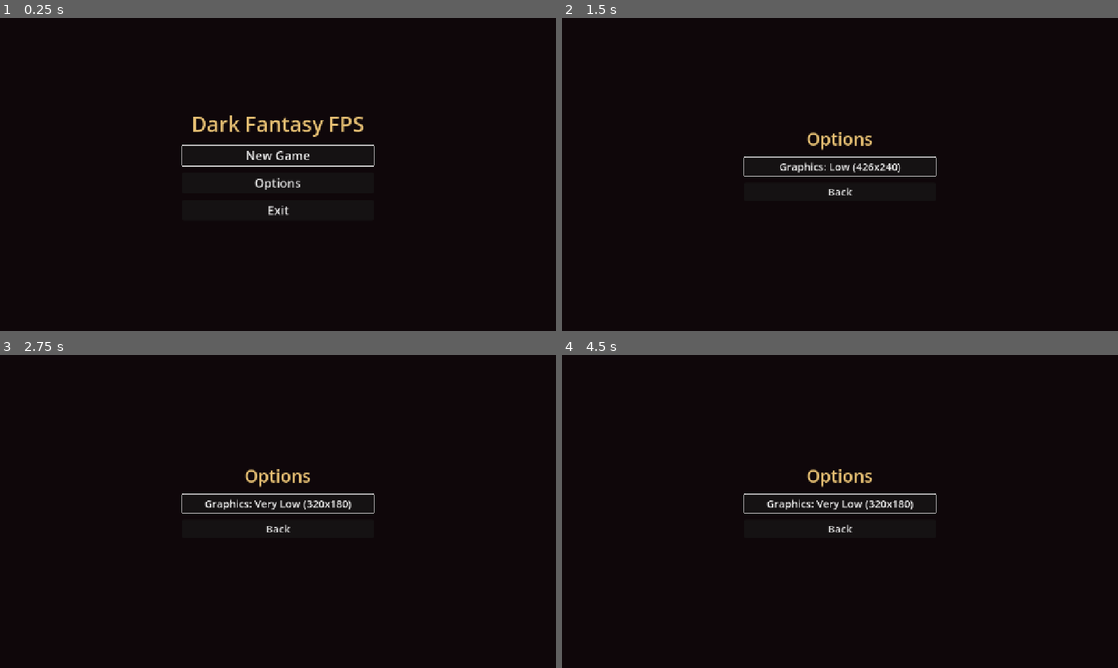
Above: before the commit, frames 1-4 (two rows, left to right).
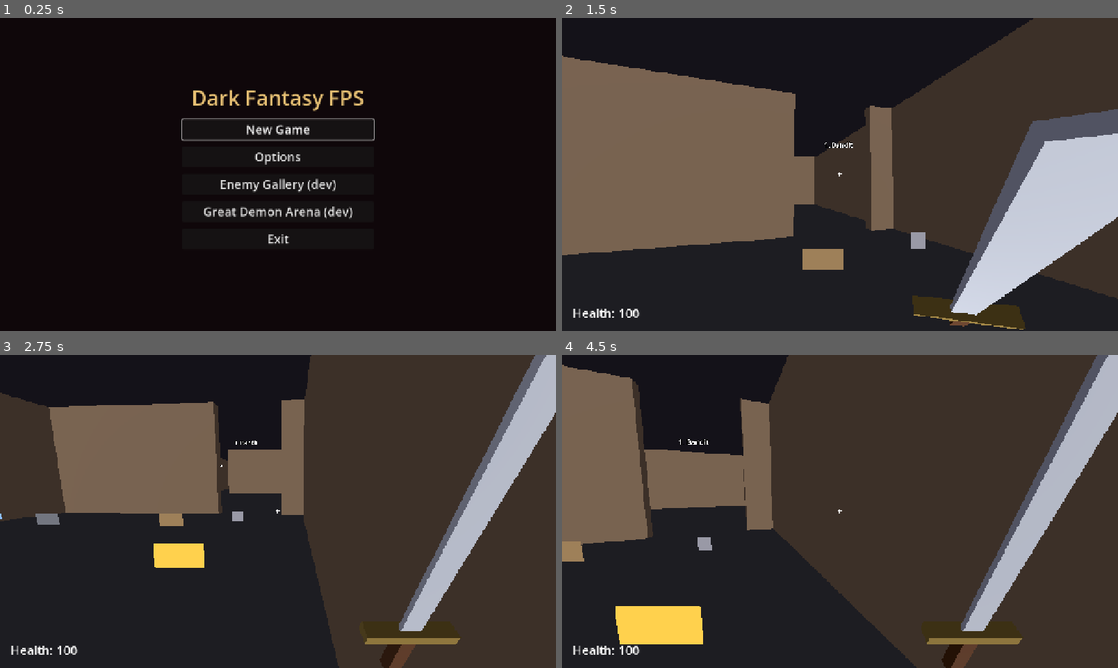
Above: after the commit, the same moments.

Repository: ryanhicke/dark-fantasy-fps
Game: Godot game, scene res://main.tscn
Two runs of this game, one before a commit and one after it. Both use one fixed random seed, a clock stepped at 60 frames per second and the inputs below.
Inputs (mouse positions are in pixels of both pictures, inside the frame that each line leads up to):
- Up to frame 1 (0.25 s): no input
- Up to frame 2 (1.5 s): click (840, 183) at 0.5 s, where only the run after the commit has a clickable "Enemy Gallery (dev)"; tap Enter (respawn) at 1.25 s; move the mouse to (962, 158) at 1.27 s; hold D (move_right) from 1.28 s (still down); click (962, 158) at 1.35 s
- Up to frame 3 (2.75 s): tap Space (jump) at 1.52 s; release D (move_right) at 2 s; drag from (166, 527) to (250, 574) at 2.02 s
- Up to frame 4 (4.5 s): move the mouse to (895, 442) at 2.77 s; hold D (move_right) 2.78-3.5 s; tap 1 (weapon_1) at 2.85 s; drag from (812, 574) to (673, 464) at 3.52 s; move the mouse to (1006, 558) at 4.27 s; hold A (move_left) from 4.28 s (still down); tap 3 (weapon_3) at 4.35 s

The runs differ from the first frame. In frame 1, 3.4% of the frame differs, in the area x 32-68%, y 22-73%; in frame 2, 59%; in frame 3, 62%; in frame 4, 72%, in the area x 0-100%, y 0-100%.

Commit message:
Add dev-only Enemy Gallery and Great Demon Arena menu buttons
Debug builds list both dev levels on the main menu; each plays that
scene on its own with a pistol start and returns to the menu at the end.
Release builds never show them. MenuPage now skips hidden buttons and
can rebuild its list with refresh_buttons(). Remove once everything is
playtested.

Co-Authored-By: Claude Opus 5.5 <noreply@anthropic.com>

Diff:
--- a/main.gd
+++ b/main.gd
@@ -25,6 +25,7 @@
 	GameState.game_completed.connect(_show_main_menu)
 	_main_menu.new_game_selected.connect(_on_new_game_selected)
 	_main_menu.exit_selected.connect(_on_exit_selected)
+	_main_menu.dev_level_selected.connect(_play_single_level)
 	if not standalone_level_path.is_empty():
 		# The menu scene starts visible; hide it or it covers the level and
 		# its New Game would start the normal run instead.
--- a/tests/test_menus.gd
+++ b/tests/test_menus.gd
@@ -35,3 +35,26 @@
 
 func test_base_size_matches_the_project_setting() -> void:
 	assert_eq(OptionsMenu.base_size(), BASE_SIZE)
+
+
+func test_hidden_buttons_are_skipped_until_refreshed() -> void:
+	var page: MenuPage = MenuPage.new()
+	var shown: Button = Button.new()
+	var hidden: Button = Button.new()
+	hidden.visible = false
+	page.add_child(shown)
+	page.add_child(hidden)
+	add_child_autofree(page)
+	assert_eq(page._buttons, [shown] as Array[Button])
+	hidden.visible = true
+	page.refresh_buttons()
+	assert_eq(page._buttons, [shown, hidden] as Array[Button])
+
+
+func test_dev_level_buttons_show_in_debug_builds() -> void:
+	var menu: CanvasLayer = (load("res://ui/main_menu.tscn") as PackedScene).instantiate() as CanvasLayer
+	add_child_autofree(menu)
+	assert_eq((menu.get_node("MainPage/GalleryButton") as Button).visible, OS.is_debug_build())
+	assert_eq((menu.get_node("MainPage/ArenaButton") as Button).visible, OS.is_debug_build())
+	for path: String in [menu.get("enemy_gallery_path"), menu.get("great_demon_arena_path")]:
+		assert_true(ResourceLoader.exists(path), path)
--- a/ui/main_menu.gd
+++ b/ui/main_menu.gd
@@ -1,17 +1,28 @@
 extends CanvasLayer
 ## Welcome screen: New Game, Options, Exit. Main decides what New Game and
 ## Exit do; this screen only reports the choice.
+##
+## DEV ONLY: debug builds also list the enemy gallery and the great demon
+## arena, played on their own outside the level list. Release builds never
+## show them. Remove once everything is playtested.
 ##
 ## Runs with process_mode ALWAYS so it works whatever the pause state is.
 
 signal new_game_selected
 signal exit_selected
+## DEV ONLY: play [param scene_path] on its own (see GameState.start_single_level).
+signal dev_level_selected(scene_path: String)
+
+@export_file("*.tscn") var enemy_gallery_path: String = "res://levels/enemy_gallery.tscn"
+@export_file("*.tscn") var great_demon_arena_path: String = "res://levels/great_demon_arena.tscn"
 
 @onready var _main_page: MenuPage = $MainPage
 @onready var _options_page: OptionsMenu = $OptionsMenu
 @onready var _new_game_button: Button = $MainPage/NewGameButton
 @onready var _options_button: Button = $MainPage/OptionsButton
 @onready var _exit_button: Button = $MainPage/ExitButton
+@onready var _gallery_button: Button = $MainPage/GalleryButton
+@onready var _arena_button: Button = $MainPage/ArenaButton
 
 
 func _ready() -> void:
@@ -19,6 +30,23 @@
 	_options_button.pressed.connect(_show_page.bind(_options_page))
 	_exit_button.pressed.connect(exit_selected.emit)
 	_options_page.back_selected.connect(_on_options_back)
+	_setup_dev_buttons()
+
+
+func _setup_dev_buttons() -> void:
+	var show_dev: bool = OS.is_debug_build()
+	_gallery_button.visible = show_dev
+	_arena_button.visible = show_dev
+	_main_page.refresh_buttons()
+	if not show_dev:
+		return
+	_gallery_button.pressed.connect(_on_dev_level_pressed.bind(enemy_gallery_path))
+	_arena_button.pressed.connect(_on_dev_level_pressed.bind(great_demon_arena_path))
+
+
+func _on_dev_level_pressed(scene_path: String) -> void:
+	close()
+	dev_level_selected.emit(scene_path)
 
 
 func open() -> void:
--- a/ui/main_menu.tscn
+++ b/ui/main_menu.tscn
@@ -24,9 +24,9 @@
 anchor_right = 0.5
 anchor_bottom = 0.5
 offset_left = -220.0
-offset_top = -150.0
+offset_top = -210.0
 offset_right = 220.0
-offset_bottom = 150.0
+offset_bottom = 210.0
 grow_horizontal = 2
 grow_vertical = 2
 theme_override_constants/separation = 16
@@ -49,6 +49,18 @@
 theme_override_font_sizes/font_size = 28
 text = "Options"
 
+[node name="GalleryButton" type="Button" parent="MainPage"]
+visible = false
+layout_mode = 2
+theme_override_font_sizes/font_size = 28
+text = "Enemy Gallery (dev)"
+
+[node name="ArenaButton" type="Button" parent="MainPage"]
+visible = false
+layout_mode = 2
+theme_override_font_sizes/font_size = 28
+text = "Great Demon Arena (dev)"
+
 [node name="ExitButton" type="Button" parent="MainPage"]
 layout_mode = 2
 theme_override_font_sizes/font_size = 28
--- a/ui/menu_page.gd
+++ b/ui/menu_page.gd
@@ -6,15 +6,21 @@
 ##
 ## The highlight is plain keyboard focus, so Godot's Button handles Enter
 ## and mouse clicks. Arrow keys also work through the focus neighbors set
-## here. Only direct Button children are part of the list.
+## here. Only direct, visible Button children are part of the list; call
+## refresh_buttons() after showing or hiding one.
 
 var _buttons: Array[Button] = []
 
 
 func _ready() -> void:
+	refresh_buttons()
+
+
+func refresh_buttons() -> void:
+	_buttons.clear()
 	for child: Node in get_children():
 		var button: Button = child as Button
-		if button != null:
+		if button != null and button.visible:
 			_buttons.append(button)
 	_link_focus_neighbors()
 
Not shown, changed: docs/placeholders.md
